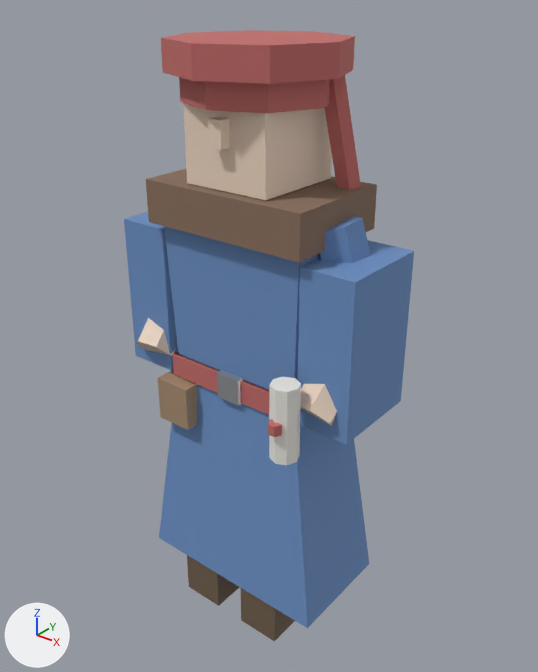
A saved change to the glTF model public/models/char_merchant.glb.
Camera for both pictures: a camera (50 mm lens) standing at (1.253, -1.527, 1.919) and looking at (0.009, 0.028, 0.955). Lighting does not change. The marker at lower left points along +X, +Y and +Z. The older version comes first.

Objects in the first picture: 'char_merchant'.
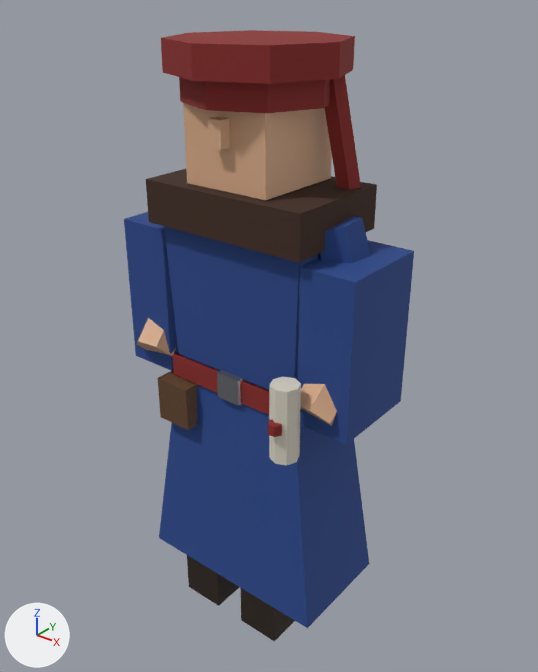
Where the change shows, as pixel boxes (x1, y1, x2, y2) in the pictures (538 x 672 px):
```json
{"object": "char_merchant", "change": "recoloured", "before": [124, 30, 414, 642], "after": [124, 30, 414, 642], "on screen": "darker"}
```

The change, as JSON lines over the scene's bpy script:
```json
{"op": "set", "path": "mat_charskin.base_color", "old": "(0.86, 0.68, 0.54)", "new": "(0.711, 0.42, 0.253)", "note": "beige #efd7c2 -> beige #dbad8a"}
{"op": "set", "path": "mat_charleatherdark.base_color", "old": "(0.16, 0.11, 0.07)", "new": "(0.022, 0.0116, 0.00598)", "note": "brown #6f5d4b -> black #291c12"}
{"op": "set", "path": "mat_charleathertan.base_color", "old": "(0.38, 0.26, 0.16)", "new": "(0.119, 0.055, 0.022)", "note": "beige #a68b6f -> brown #614229"}
{"op": "set", "path": "mat_charwoolred.base_color", "old": "(0.54, 0.15, 0.14)", "new": "(0.253, 0.0196, 0.0174)", "note": "pink #c26c69 -> red #8a2624"}
{"op": "set", "path": "mat_charwoolblue.base_color", "old": "(0.15, 0.28, 0.55)", "new": "(0.0196, 0.0637, 0.263)", "note": "blue #6c90c4 -> blue #26478c"}
{"op": "set", "path": "mat_charfurbrown.base_color", "old": "(0.25, 0.16, 0.11)", "new": "(0.0509, 0.022, 0.0116)", "note": "brown #896f5d -> brown #40291c"}
```
